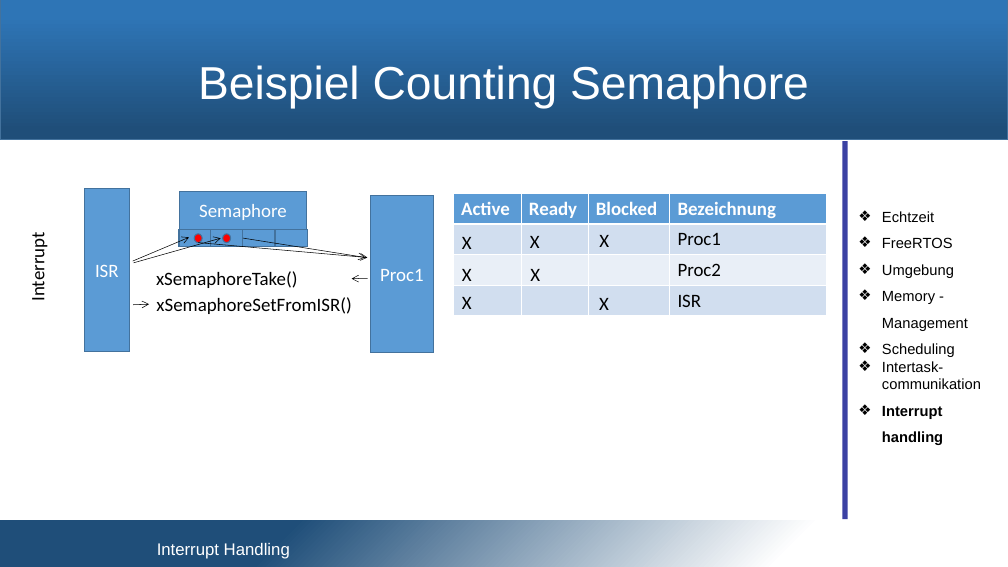
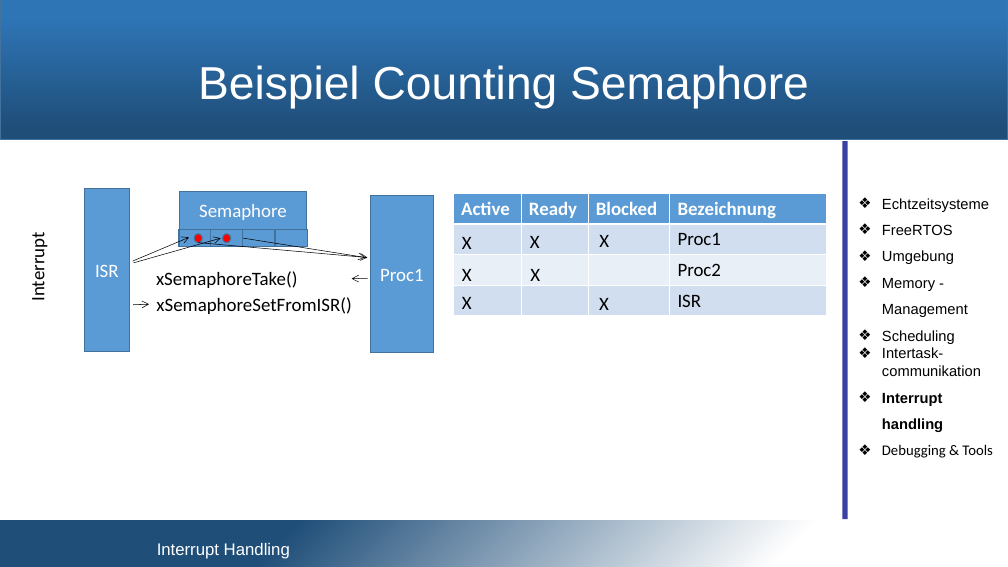
Before and after one commit to snobz/Seminar_BS_2017, a slide deck: slide 23 of Päsi/Seminar Betriebssysteme.pptx. Drawn at 1008x567 pixels with LibreOffice and Linux fonts; fonts in the diff are those of the drawing; background and template pictures are left out. Boxes give left, top, right and bottom in pixels: in the first picture for what was removed or moved away, otherwise in the second. Text is boxed around its words. In the diff, an @@ line names an element or a change of style, - is before the commit and + after.

```diff
--- a/Päsi/Seminar Betriebssysteme.pptx
+++ b/Päsi/Seminar Betriebssysteme.pptx
@@ text at (882, 198, 989, 212): text changed @@
-❖ Echtzeit
+❖ Echtzeitsysteme
@@ text at (882, 444, 993, 458): paragraph added @@
+❖ Debugging & Tools
```
Also in this commit, not shown: 8 other slides changed.
